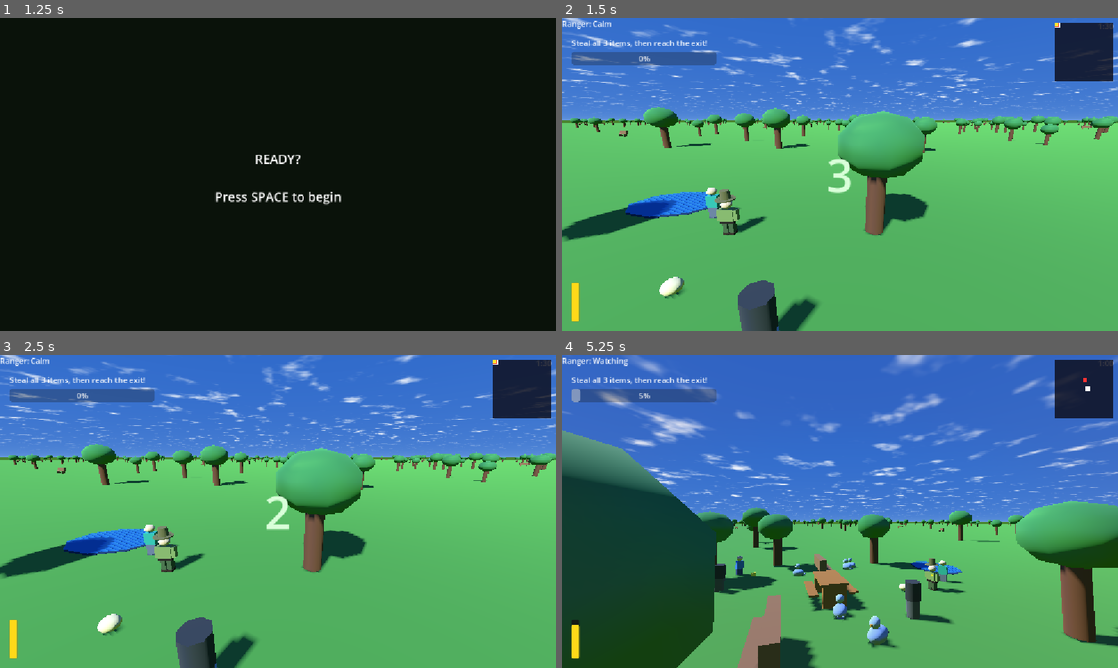
Above: before the commit, frames 1-4 (two rows, left to right).
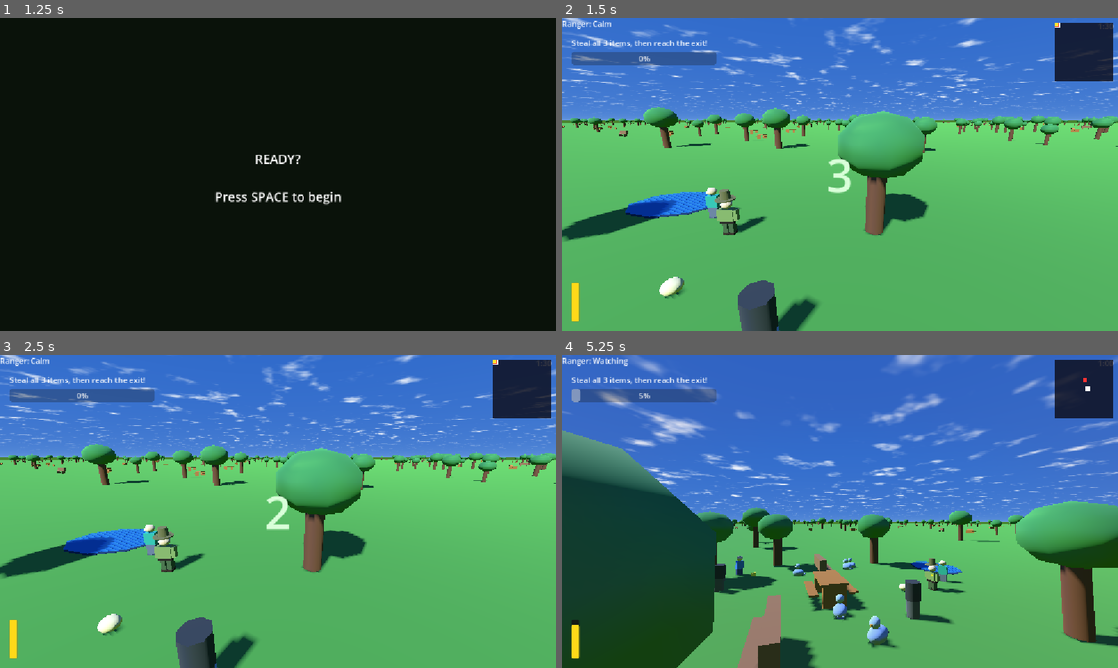
Above: after the commit, the same moments.

Repository: SkippyDoLittle/DontLookHuman
Game: Godot game, scene res://MainMenu.tscn
Same seed, same stepped clock (60 frames per second), same inputs: the game is played once before the commit and once after it.
Inputs (mouse positions are in pixels of both pictures, inside the frame that each line leads up to):
- Up to frame 1 (1.25 s): click "PLAY" at 0.5 s
- Up to frame 2 (1.5 s): tap Space at 1.25 s; move the mouse to (962, 158) at 1.27 s; hold D (move_right) from 1.28 s (still down); tap E (peck) at 1.35 s
- Up to frame 3 (2.5 s): tap Enter (ui_accept) at 1.52, 2, 2.27 s; move the mouse to (166, 527) at 2.02 s; release D (move_right) at 2.03 s; hold S (move_back) from 2.03 s (still down); tap Shift (run) at 2.1 s
- Up to frame 4 (5.25 s): tap R (restart) at 2.75, 4.25 s; move the mouse to (895, 442) at 2.77 s; release S (move_back) at 2.78 s; hold D (move_right) 2.78-3.53 s; tap H at 2.85, 5.1 s; tap Enter (ui_accept) at 3.5, 3.77, 4.52 s; move the mouse to (812, 574) at 3.52 s; hold W (move_forward) 3.53-4.28 s; tap E (peck) at 3.6 s; move the mouse to (1006, 558) at 4.27 s; hold A (move_left) 4.28-5.03 s; hold Shift (run) 4.28-5.03 s; move the mouse to (795, 508) at 5.02 s; hold W (move_forward) from 5.03 s (still down)

Frame 1 is identical in both runs. In frame 2, 0.1% of the frame differs, in the area x 0-100%, y 33-42%; in frame 3, 0.1%; in frame 4, less than 0.1%.

Commit message:
Add procedural picnic table scatter via MultiMeshInstance3D (150 tables)
table_scatter.gd places 150 tables outside the 20x20 park in 3 draw
calls (top / seats×2 / legs×2 packed per-buffer). Density sits between
benches (60) and trees (600). Seed 77 keeps positions independent of
the other scatter systems. All parts reuse the lighter-wood material
from the hand-placed PicnicTable node.

Co-Authored-By: Claude Sonnet 4.6 <noreply@anthropic.com>

Diff:
--- a/Main.tscn
+++ b/Main.tscn
@@ -15,6 +15,7 @@
 [ext_resource type="Script" uid="uid://c5spuv808m6cu" path="res://pause_menu.gd" id="12_pmenu"]
 [ext_resource type="Script" path="res://tree_scatter.gd" id="tree_scatter_1"]
 [ext_resource type="Script" path="res://bench_scatter.gd" id="bench_scatter_1"]
+[ext_resource type="Script" path="res://table_scatter.gd" id="table_scatter_1"]
 
 [sub_resource type="SphereMesh" id="SphereMesh_pgbody"]
 radius = 0.22
@@ -382,6 +383,9 @@
 [node name="BenchScatter" type="Node3D" parent="." unique_id=111222334]
 script = ExtResource("bench_scatter_1")
 
+[node name="TableScatter" type="Node3D" parent="." unique_id=111222335]
+script = ExtResource("table_scatter_1")
+
 [node name="DirectionalLight3D" type="DirectionalLight3D" parent="." unique_id=769087889]
 transform = Transform3D(0.8660254, 0.35355338, -0.35355338, 0, 0.70710677, 0.70710677, 0.5, -0.6123724, 0.6123724, 0, 0, 0)
 shadow_enabled = true
--- /dev/null
+++ b/table_scatter.gd
@@ -0,0 +1,123 @@
+# table_scatter.gd — Procedurally scatter background picnic tables using MultiMeshInstance3D.
+# Attach to a Node3D child of Main.  Tune the @export vars in Inspector.
+# Tables are visual-only — no collision — since they appear outside the playable park.
+extends Node3D
+
+# Denser than benches (60) but sparser than trees (600).
+@export var table_count:    int   = 150
+
+# Half-width of the square clear zone centred on the world origin (matches the 20×20 park).
+@export var park_half_size: float = 13.0
+
+# Maximum distance from origin that tables can appear.
+@export var outer_radius:   float = 220.0
+
+# Tables are manufactured objects so keep scale variation modest.
+@export var scale_min:      float = 0.85
+@export var scale_max:      float = 1.15
+
+# Seed independent of tree_scatter (42) and bench_scatter (99).
+@export var rng_seed:       int   = 77
+
+func _ready() -> void:
+	var rng := RandomNumberGenerator.new()
+	rng.seed = rng_seed
+
+	# ── Generate positions ────────────────────────────────────────────────────
+	var instances: Array = []
+	var attempts  := 0
+	var r2        := outer_radius * outer_radius
+
+	while instances.size() < table_count and attempts < table_count * 40:
+		attempts += 1
+		var x := rng.randf_range(-outer_radius, outer_radius)
+		var z := rng.randf_range(-outer_radius, outer_radius)
+		if abs(x) < park_half_size and abs(z) < park_half_size:
+			continue
+		if x * x + z * z > r2:
+			continue
+		instances.append({
+			"x":  x,
+			"z":  z,
+			"s":  rng.randf_range(scale_min, scale_max),
+			"ry": rng.randf_range(0.0, TAU),
+		})
+
+	var count := instances.size()
+
+	# ── Build meshes (same dimensions as the hand-placed PicnicTable node) ────
+	# All five parts share the same lighter-wood colour.
+	var wood_mat: Material = null
+	var ref := get_node_or_null("../PicnicTable")
+	if ref:
+		wood_mat = ref.get_node("TableTop").get_surface_override_material(0)
+
+	# TableTop: 1.8 × 0.08 × 0.9 at local (0, 0.72, 0)
+	var top_mesh := BoxMesh.new()
+	top_mesh.size     = Vector3(1.8, 0.08, 0.9)
+	top_mesh.material = wood_mat
+
+	# Seats (left & right share this mesh): 1.6 × 0.06 × 0.3
+	# SeatLeft at local (0, 0.4, 0.65), SeatRight at (0, 0.4, -0.65)
+	var seat_mesh := BoxMesh.new()
+	seat_mesh.size     = Vector3(1.6, 0.06, 0.3)
+	seat_mesh.material = wood_mat
+
+	# Legs (A & B share this mesh): 0.08 × 0.72 × 0.8
+	# LegA at local (-0.8, 0.36, 0), LegB at (0.8, 0.36, 0)
+	var leg_mesh := BoxMesh.new()
+	leg_mesh.size     = Vector3(0.08, 0.72, 0.8)
+	leg_mesh.material = wood_mat
+
+	# ── Create MultiMesh buffers ──────────────────────────────────────────────
+	var top_mm := MultiMesh.new()
+	top_mm.transform_format = MultiMesh.TRANSFORM_3D
+	top_mm.instance_count   = count
+	top_mm.mesh             = top_mesh
+
+	# Two seats per table packed into one buffer.
+	var seat_mm := MultiMesh.new()
+	seat_mm.transform_format = MultiMesh.TRANSFORM_3D
+	seat_mm.instance_count   = count * 2
+	seat_mm.mesh             = seat_mesh
+
+	# Two legs per table packed into one buffer.
+	var leg_mm := MultiMesh.new()
+	leg_mm.transform_format = MultiMesh.TRANSFORM_3D
+	leg_mm.instance_count   = count * 2
+	leg_mm.mesh             = leg_mesh
+
+	# ── Fill transforms ───────────────────────────────────────────────────────
+	for i in count:
+		var d: Dictionary = instances[i]
+		var x  := float(d["x"])
+		var z  := float(d["z"])
+		var s  := float(d["s"])
+		var ry := float(d["ry"])
+
+		var b   := Basis(Vector3.UP, ry).scaled(Vector3(s, s, s))
+		var org := Vector3(x, 0.0, z)
+
+		top_mm.set_instance_transform(i, Transform3D(b, org + b * Vector3(0.0,  0.72,  0.0 )))
+
+		seat_mm.set_instance_transform(i * 2,     Transform3D(b, org + b * Vector3(0.0,  0.4,  0.65)))
+		seat_mm.set_instance_transform(i * 2 + 1, Transform3D(b, org + b * Vector3(0.0,  0.4, -0.65)))
+
+		leg_mm.set_instance_transform(i * 2,     Transform3D(b, org + b * Vector3(-0.8, 0.36, 0.0)))
+		leg_mm.set_instance_transform(i * 2 + 1, Transform3D(b, org + b * Vector3( 0.8, 0.36, 0.0)))
+
+	# ── Attach MultiMeshInstance3D children ───────────────────────────────────
+	var top_mmi       := MultiMeshInstance3D.new()
+	top_mmi.name      = "TopInstances"
+	top_mmi.multimesh = top_mm
+	add_child(top_mmi)
+
+	var seat_mmi       := MultiMeshInstance3D.new()
+	seat_mmi.name      = "SeatInstances"
+	seat_mmi.multimesh = seat_mm
+	add_child(seat_mmi)
+
+	var leg_mmi        := MultiMeshInstance3D.new()
+	leg_mmi.name       = "LegInstances"
+	leg_mmi.multimesh  = leg_mm
+	add_child(leg_mmi)
